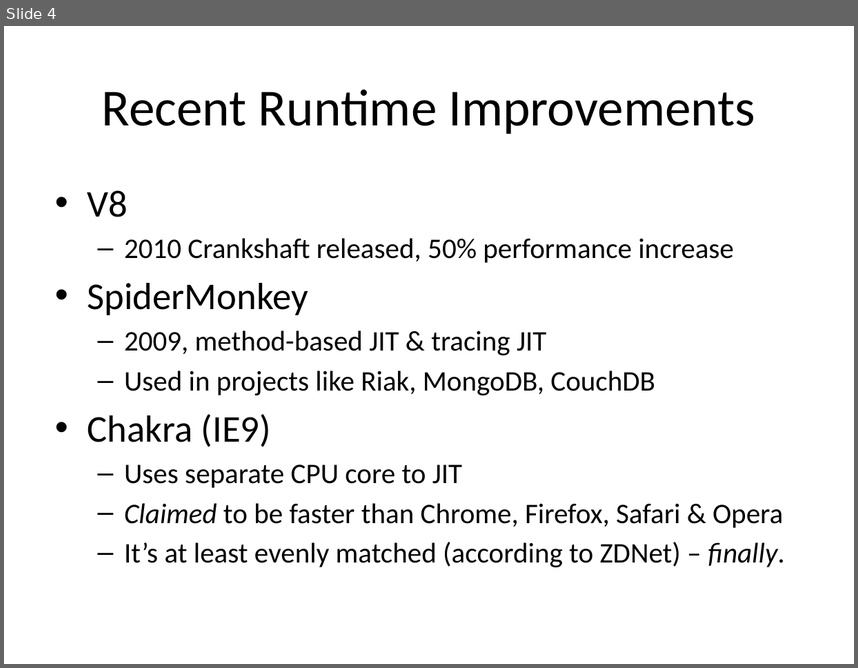
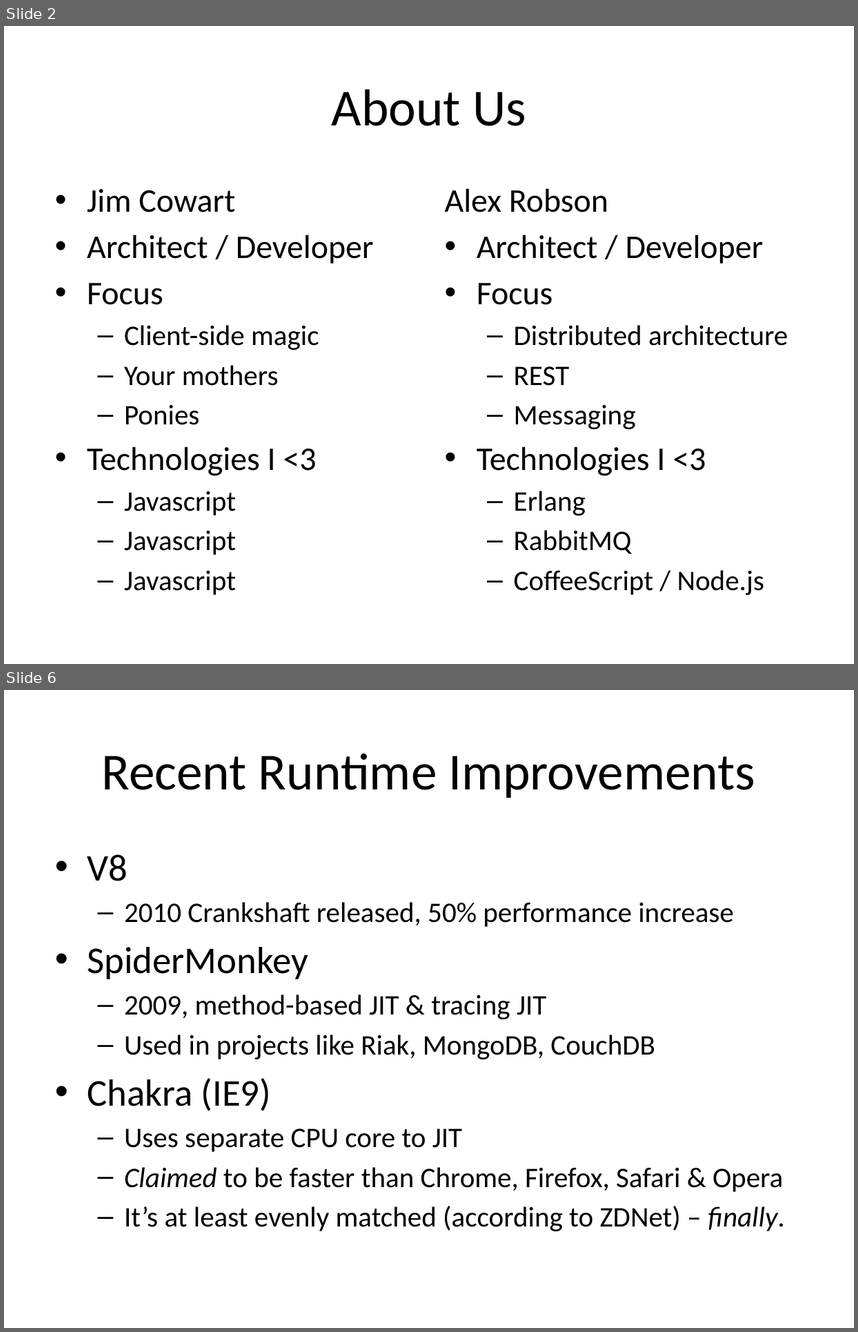
Before and after one commit to vaporworks/Devlink2011-REST-WebClient, a slide deck: PowerPoint/joint_talk_notes.pptx. Shown one above the other, each under a label of ours: slide 4 before the commit, slides 2 and 6 after it; the slides between them are not shown. The pictures are 858x668 and 858x1332 pixels, drawn with LibreOffice and Linux fonts; fonts in the diff are those of the drawing. Boxes give left, top, right and bottom in pixels: in the first picture for what was removed or moved away, otherwise in the second. Text is boxed around its words. In the diff, an @@ line names an element or a change of style, - is before the commit and + after.

```diff
--- a/PowerPoint/joint_talk_notes.pptx
+++ b/PowerPoint/joint_talk_notes.pptx
@@ slide 2 added at <box>4,26,854,664</box>, background #FFFFFF @@
@@ title added at <box>332,89,526,126</box>, 44 pt, text #000000 @@
+About Us
@@ text added at <box>87,189,374,595</box>, 24 pt, text #000000 @@
+• Jim Cowart
+• Architect / Developer
+• Focus
+  – Client-side magic
+  – Your mothers
+  – Ponies
+• Technologies I <3
+  – Javascript
+  – Javascript
+  – Javascript
@@ text added at <box>445,188,788,595</box>, 24 pt, text #000000 @@
+Alex Robson
+• Architect / Developer
+• Focus
+  – Distributed architecture
+  – REST
+  – Messaging
+• Technologies I <3
+  – Erlang
+  – RabbitMQ
+  – CoffeeScript / Node.js
@@ what was slide 4 is now slide 6 @@
```
Also in this commit, not shown: 4 slides changed, 6 other slides added, 6 slides removed.
